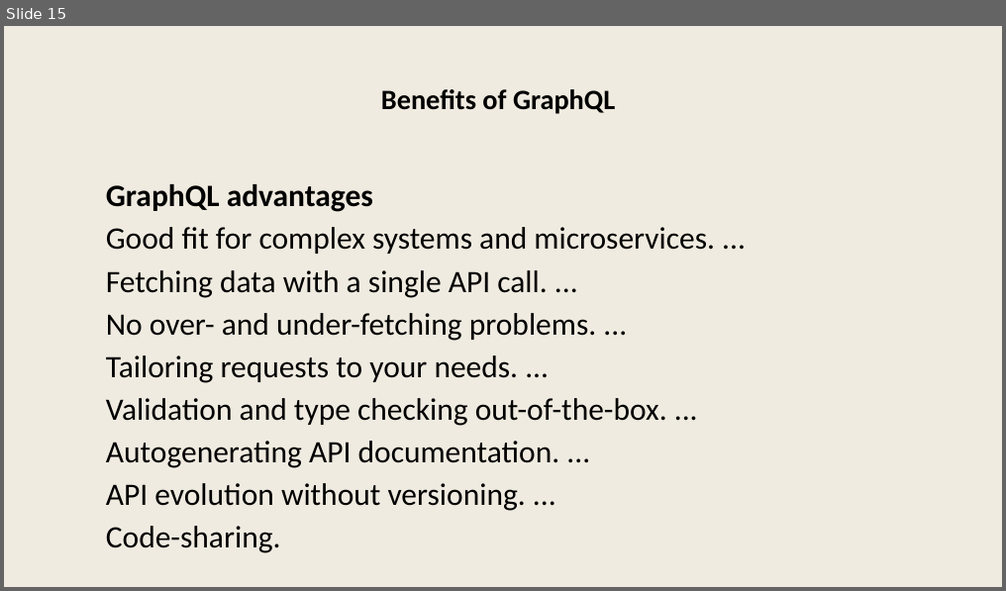
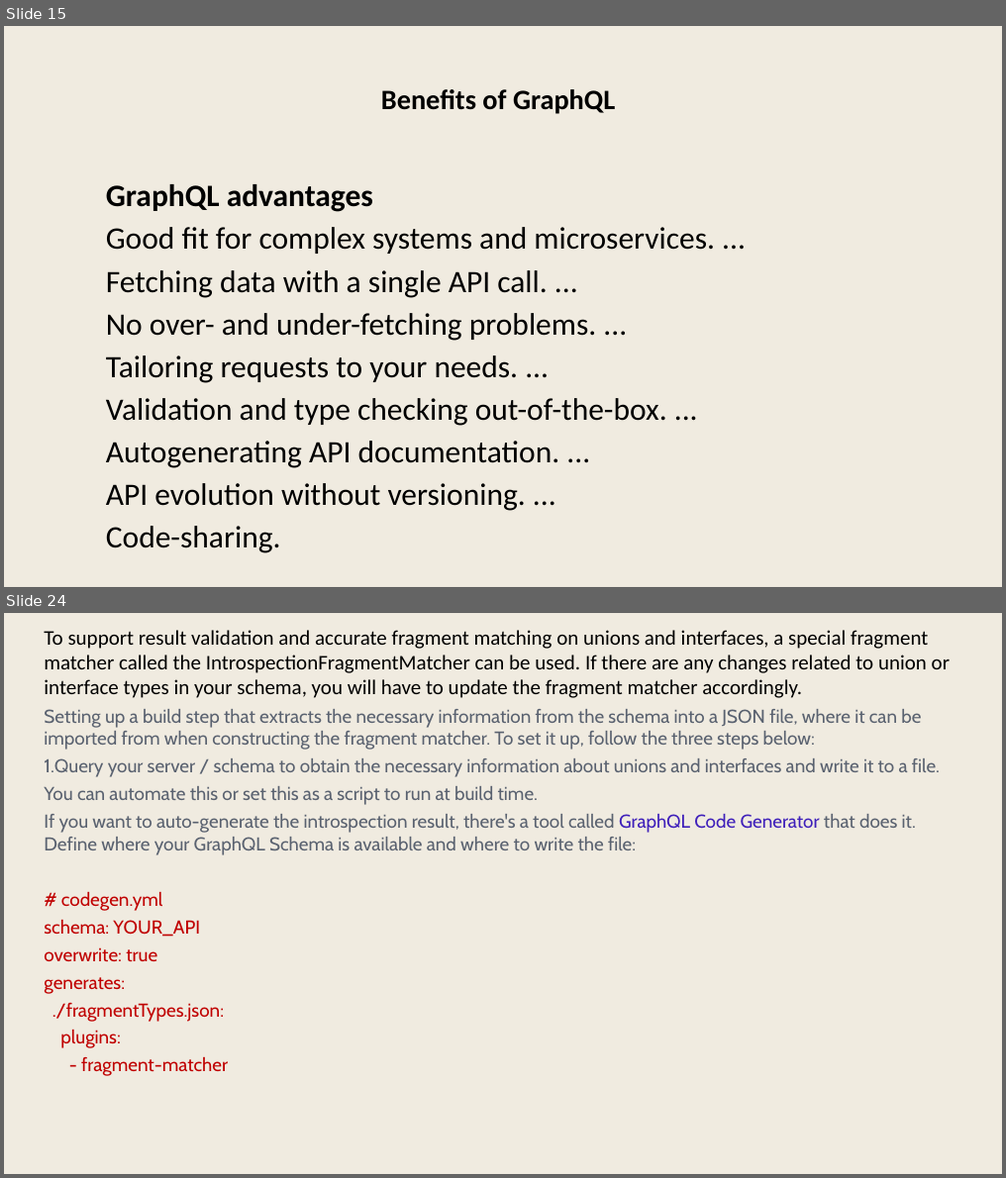
Before and after one commit to dameeta/graphql, a slide deck: graphql.pptx. Shown one above the other, each under a label of ours: slide 15 before the commit, slides 15 and 24 after it; the slides between them are not shown. The pictures are 1006x591 and 1006x1178 pixels, drawn with LibreOffice and Linux fonts; fonts in the diff are those of the drawing. Boxes give left, top, right and bottom in pixels: in the first picture for what was removed or moved away, otherwise in the second. Text is boxed around its words. In the diff, an @@ line names an element or a change of style, - is before the commit and + after.

```diff
--- a/graphql.pptx
+++ b/graphql.pptx
@@ slide 24 added at [4,613,1002,1174], background #F0EBE0 @@
@@ text added at [44,630,949,1076], 36 pt, text #5A6270 @@
+To support result validation and accurate fragment matching on unions and interfaces, a special fragment matcher called the IntrospectionFragmentMatcher can be used. If there are any changes related to union or interface types in your schema, you will have to update the fragment matcher accordingly.
+Setting up a build step that extracts the necessary information from the schema into a JSON file, where it can be imported from when constructing the fragment matcher. To set it up, follow the three steps below:
+1. Query your server / schema to obtain the necessary information about unions and interfaces and write it to a file.
+You can automate this or set this as a script to run at build time.
+If you want to auto-generate the introspection result, there's a tool called GraphQL Code Generator that does it. Define where your GraphQL Schema is available and where to write the file:
+# codegen.yml
+schema: YOUR_API
+overwrite: true
+generates:
+./fragmentTypes.json:
+plugins:
+- fragment-matcher
```
Also in this commit, not shown: 2 slides changed, 38 other slides added, 1 other file.
